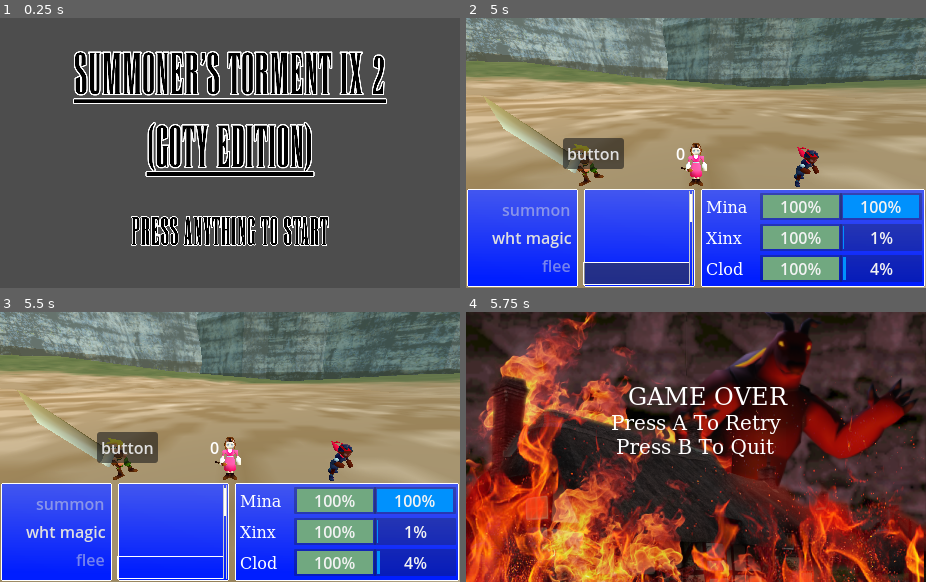
Above: before the commit, frames 1-4 (two rows, left to right).
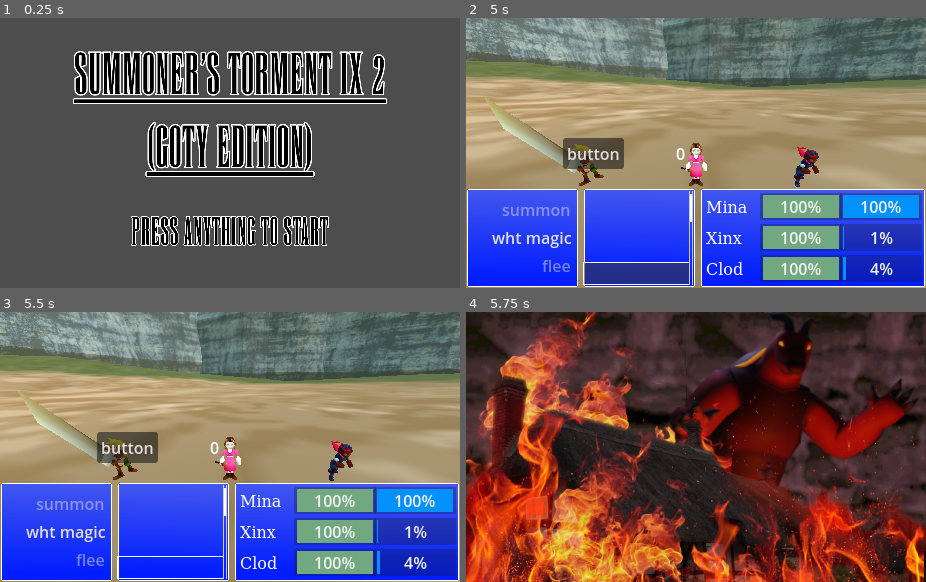
Above: after the commit, the same moments.

Repository: ludovino/BuiltToScale2024
Game: Godot game, scene res://ui/start_menu_ui/start_menu_ui.tscn
Same seed, same stepped clock (60 frames per second), same inputs: the game is played once before the commit and once after it.
Inputs (mouse positions are in pixels of both pictures, inside the frame that each line leads up to):
- Up to frame 1 (0.25 s): no input
- Up to frame 2 (5 s): tap Enter (ui_accept) at 0.5, 0.77 s; hold Right (ui_right) 0.53-1.25 s; click "wht magic" at 1.25 s; click (636, 201) at 2 s; click (636, 228) at 2.75 s; click (636, 255) at 3.5 s; click (636, 282) at 4.25 s
- Up to frame 3 (5.5 s): click (345, 503) at 5.02 s
- Up to frame 4 (5.75 s): no input

Frames 1-3 are identical in both runs. In frame 4, 2.3% of the frame differs, in the area x 31-70%, y 27-54%.

Commit message:
started animating game over screen fade, redid victory screen name layout

Diff:
--- a/ui/game_over_ui/game_over_ui.gd
+++ b/ui/game_over_ui/game_over_ui.gd
@@ -1,9 +1,11 @@
 extends Node
 
+@export var animPlayer : AnimationPlayer
 
 # Called when the node enters the scene tree for the first time.
 func _ready() -> void:
-	pass # Replace with function body.
+	process_mode = PROCESS_MODE_DISABLED
+	animPlayer.play("game_over_fade")
 
 
 # Called every frame. 'delta' is the elapsed time since the previous frame.
@@ -12,3 +14,6 @@
 		get_tree().change_scene_to_file("res://battle/battle_scene.tscn")
 	if(Input.is_action_just_pressed("menu_button_2")):
 		get_tree().quit()
+
+func enable_controls() -> void:
+	process_mode = PROCESS_MODE_PAUSABLE
--- a/ui/game_over_ui/game_over_ui.tscn
+++ b/ui/game_over_ui/game_over_ui.tscn
@@ -1,10 +1,62 @@
-[gd_scene load_steps=4 format=3 uid="uid://ds6n05claw7lt"]
+[gd_scene load_steps=8 format=3 uid="uid://ds6n05claw7lt"]
 
 [ext_resource type="Theme" uid="uid://c7islvxpjqnki" path="res://ui/retro_theme.tres" id="1_85vt4"]
 [ext_resource type="Script" path="res://ui/game_over_ui/game_over_ui.gd" id="2_ceet1"]
 [ext_resource type="Texture2D" uid="uid://cnpxvuavorat0" path="res://ui/game_over_ui/textures/minotaur_render.png" id="3_boweh"]
+[ext_resource type="Texture2D" uid="uid://bjne21bcdk32m" path="res://ui/game_over_ui/textures/game_over_lowcol.png" id="3_cnykl"]
 
-[node name="GameOverUi" type="Control"]
+[sub_resource type="Animation" id="Animation_m6346"]
+resource_name = "game_over_fade"
+length = 4.0
+tracks/0/type = "value"
+tracks/0/imported = false
+tracks/0/enabled = true
+tracks/0/path = NodePath("Panel/MinotaurRect:modulate")
+tracks/0/interp = 1
+tracks/0/loop_wrap = true
+tracks/0/keys = {
+"times": PackedFloat32Array(0, 1.06667, 3.8),
+"transitions": PackedFloat32Array(1, 1, 1),
+"update": 0,
+"values": [Color(1, 1, 1, 1), Color(1, 1, 1, 1), Color(1, 1, 1, 0)]
+}
+tracks/1/type = "method"
+tracks/1/imported = false
+tracks/1/enabled = true
+tracks/1/path = NodePath(".")
+tracks/1/interp = 1
+tracks/1/loop_wrap = true
+tracks/1/keys = {
+"times": PackedFloat32Array(3.86667),
+"transitions": PackedFloat32Array(1),
+"values": [{
+"args": [],
+"method": &"enable_controls"
+}]
+}
+
+[sub_resource type="Animation" id="Animation_1t6km"]
+length = 0.001
+tracks/0/type = "value"
+tracks/0/imported = false
+tracks/0/enabled = true
+tracks/0/path = NodePath("Panel/MinotaurRect:modulate")
+tracks/0/interp = 1
+tracks/0/loop_wrap = true
+tracks/0/keys = {
+"times": PackedFloat32Array(0),
+"transitions": PackedFloat32Array(1),
+"update": 0,
+"values": [Color(1, 1, 1, 1)]
+}
+
+[sub_resource type="AnimationLibrary" id="AnimationLibrary_x4a6w"]
+_data = {
+"RESET": SubResource("Animation_1t6km"),
+"game_over_fade": SubResource("Animation_m6346")
+}
+
+[node name="GameOverUi" type="Control" node_paths=PackedStringArray("animPlayer")]
 layout_mode = 3
 anchors_preset = 15
 anchor_right = 1.0
@@ -13,6 +65,7 @@
 grow_vertical = 2
 theme = ExtResource("1_85vt4")
 script = ExtResource("2_ceet1")
+animPlayer = NodePath("AnimationPlayer")
 
 [node name="Panel" type="Panel" parent="."]
 layout_mode = 0
@@ -23,9 +76,10 @@
 layout_mode = 0
 offset_right = 40.0
 offset_bottom = 40.0
-texture = ExtResource("3_boweh")
+texture = ExtResource("3_cnykl")
 
 [node name="GameOverLabel" type="Label" parent="Panel/TextureRect"]
+visible = false
 layout_mode = 0
 offset_left = 162.0
 offset_top = 73.0
@@ -38,11 +92,22 @@
 
 [node name="ContinueLabel" type="Label" parent="Panel/TextureRect"]
 offset_left = 142.0
-offset_top = 102.0
+offset_top = 125.0
 offset_right = 318.0
-offset_bottom = 161.0
+offset_bottom = 184.0
 theme = ExtResource("1_85vt4")
 theme_type_variation = &"HeaderSmall"
 text = "Press A To Retry
 Press B To Quit"
 horizontal_alignment = 1
+
+[node name="MinotaurRect" type="TextureRect" parent="Panel"]
+layout_mode = 0
+offset_right = 460.0
+offset_bottom = 270.0
+texture = ExtResource("3_boweh")
+
+[node name="AnimationPlayer" type="AnimationPlayer" parent="."]
+libraries = {
+"": SubResource("AnimationLibrary_x4a6w")
+}
--- a/ui/victory_screen_ui/victory_screen_ui.tscn
+++ b/ui/victory_screen_ui/victory_screen_ui.tscn
@@ -16,9 +16,9 @@
 [node name="VBoxContainer" type="VBoxContainer" parent="."]
 layout_mode = 0
 offset_left = 10.0
-offset_top = 21.0
+offset_top = 6.0
 offset_right = 450.0
-offset_bottom = 242.0
+offset_bottom = 248.0
 
 [node name="Panel" type="Panel" parent="VBoxContainer"]
 custom_minimum_size = Vector2(23.72, 35)
@@ -76,39 +76,30 @@
 text = "Morale: +a little bit?"
 
 [node name="Panel2" type="Panel" parent="VBoxContainer"]
-custom_minimum_size = Vector2(23.72, 35)
+custom_minimum_size = Vector2(23.72, 150.3)
 layout_mode = 2
 
-[node name="Label" type="Label" parent="VBoxContainer/Panel2"]
+[node name="VBoxContainer" type="VBoxContainer" parent="VBoxContainer/Panel2"]
 layout_mode = 0
-offset_left = 107.0
-offset_top = 4.0
-offset_right = 336.0
-offset_bottom = 44.0
+offset_left = 101.0
+offset_top = 12.0
+offset_right = 435.0
+offset_bottom = 131.565
+alignment = 1
+
+[node name="Label" type="Label" parent="VBoxContainer/Panel2/VBoxContainer"]
+layout_mode = 2
+size_flags_vertical = 6
 text = "Mina: LEVEL UP - Unlocked Brick"
 
-[node name="Panel3" type="Panel" parent="VBoxContainer"]
-custom_minimum_size = Vector2(23.72, 35)
+[node name="Label2" type="Label" parent="VBoxContainer/Panel2/VBoxContainer"]
 layout_mode = 2
-
-[node name="Label" type="Label" parent="VBoxContainer/Panel3"]
-layout_mode = 0
-offset_left = 60.0
-offset_top = 4.0
-offset_right = 394.0
-offset_bottom = 44.0
+size_flags_vertical = 6
 text = "Xinx: LEVEL DOWN - Forgot How To Play Kazoo"
 
-[node name="Panel4" type="Panel" parent="VBoxContainer"]
-custom_minimum_size = Vector2(23.72, 35)
+[node name="Label3" type="Label" parent="VBoxContainer/Panel2/VBoxContainer"]
 layout_mode = 2
-
-[node name="Label" type="Label" parent="VBoxContainer/Panel4"]
-layout_mode = 0
-offset_left = 144.0
-offset_top = 4.0
-offset_right = 370.0
-offset_bottom = 44.0
+size_flags_vertical = 6
 text = "Clod: +5% Hair Spikes"
 
 [node name="Panel5" type="Panel" parent="VBoxContainer"]
Binary file added: ui/game_over_ui/textures/game_over_lowcol.png
Not shown, added: ui/game_over_ui/textures/game_over_lowcol.png.import
